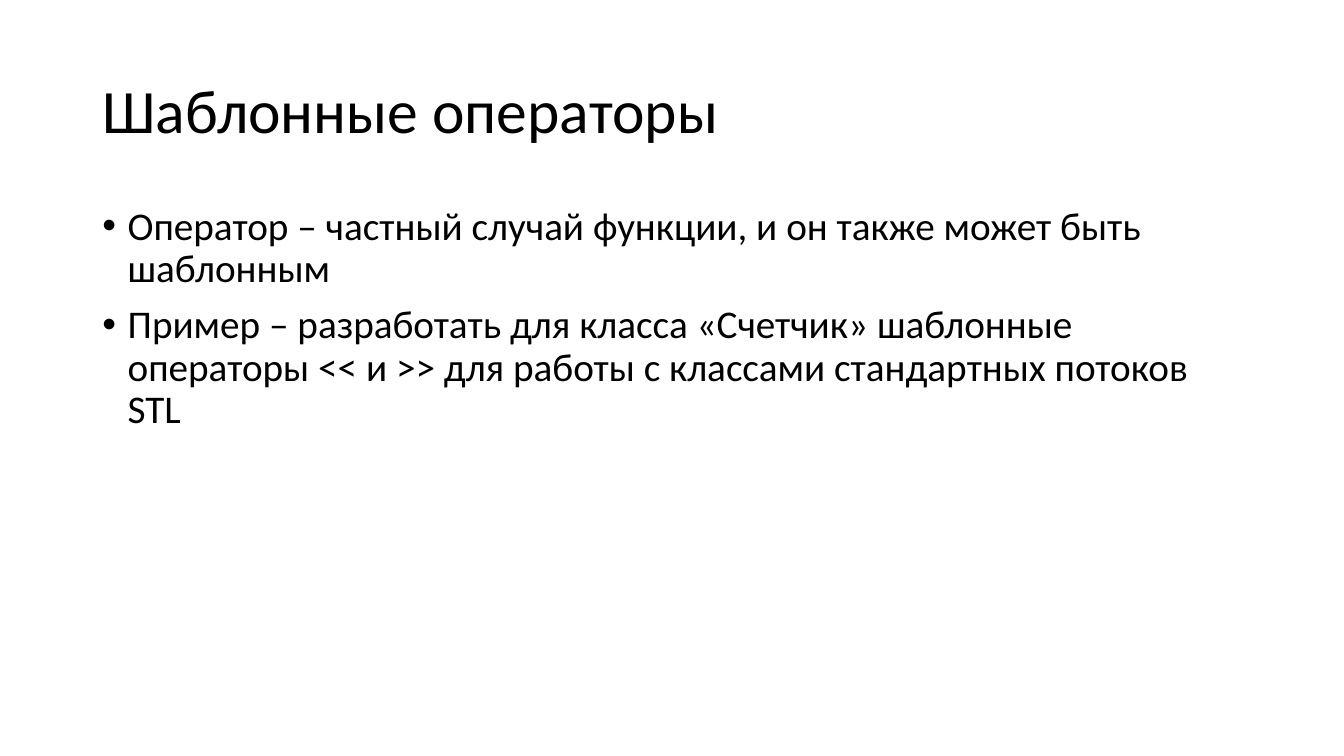
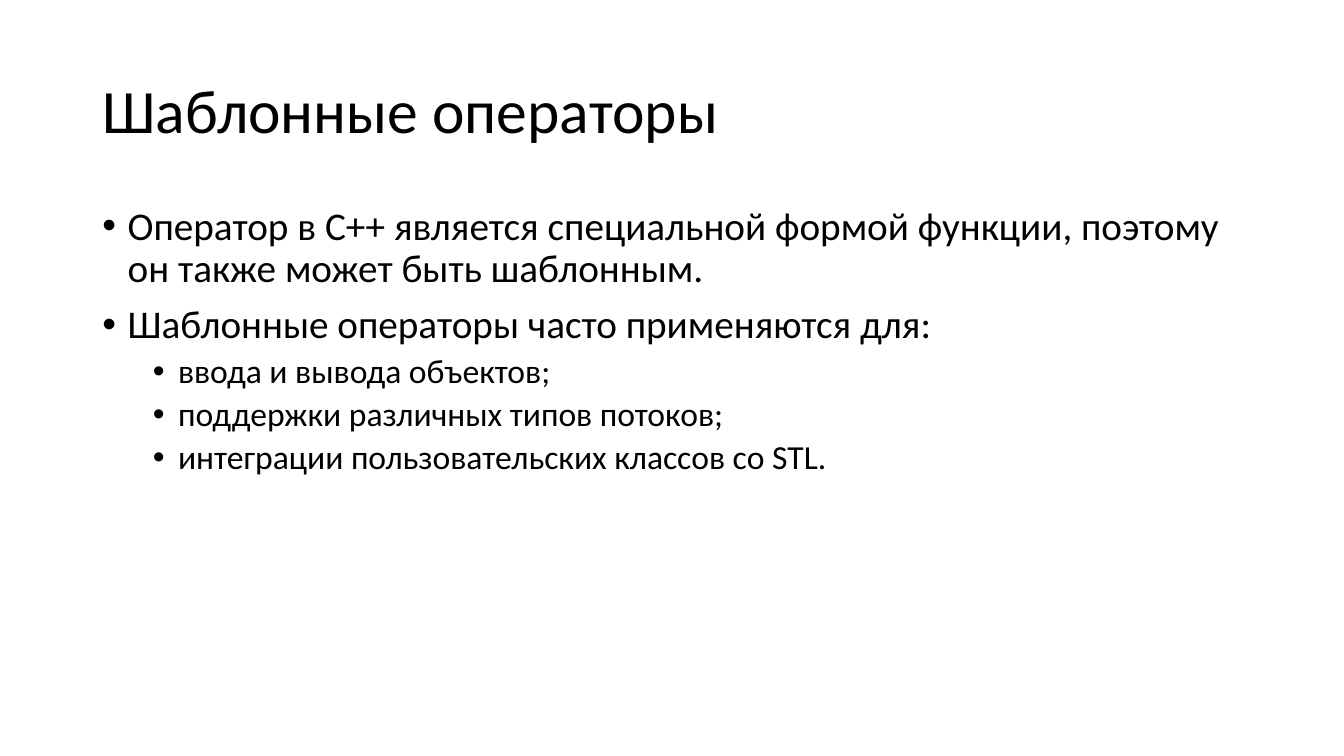
Before and after one commit to alexey-malov/oop, a slide deck: slide 14 of lectures/06/Обобщенное программирование, шаблоны.pptx (slide 20 before the commit). Drawn at 1344x756 pixels with LibreOffice and Linux fonts; fonts in the diff are those of the drawing. Boxes give left, top, right and bottom in pixels: in the first picture for what was removed or moved away, otherwise in the second. Text is boxed around its words. In the diff, an @@ line names an element or a change of style, - is before the commit and + after.

```diff
--- a/lectures/06/Обобщенное программирование, шаблоны.pptx
+++ b/lectures/06/Обобщенное программирование, шаблоны.pptx
@@ text at box(128, 213, 1218, 475): text changed @@
-• Оператор – частный случай функции, и он также может быть шаблонным
-• Пример – разработать для класса «Счетчик» шаблонные операторы << и >> для работы с классами стандартных потоков STL
+• Оператор в C++ является специальной формой функции, поэтому он также может быть шаблонным.
+• Шаблонные операторы часто применяются для:
+  • ввода и вывода объектов;
+  • поддержки различных типов потоков;
+  • интеграции пользовательских классов со STL.
```
Also in this commit, not shown: 8 other slides changed, 6 slides added, 17 slides removed, 1 other file.
